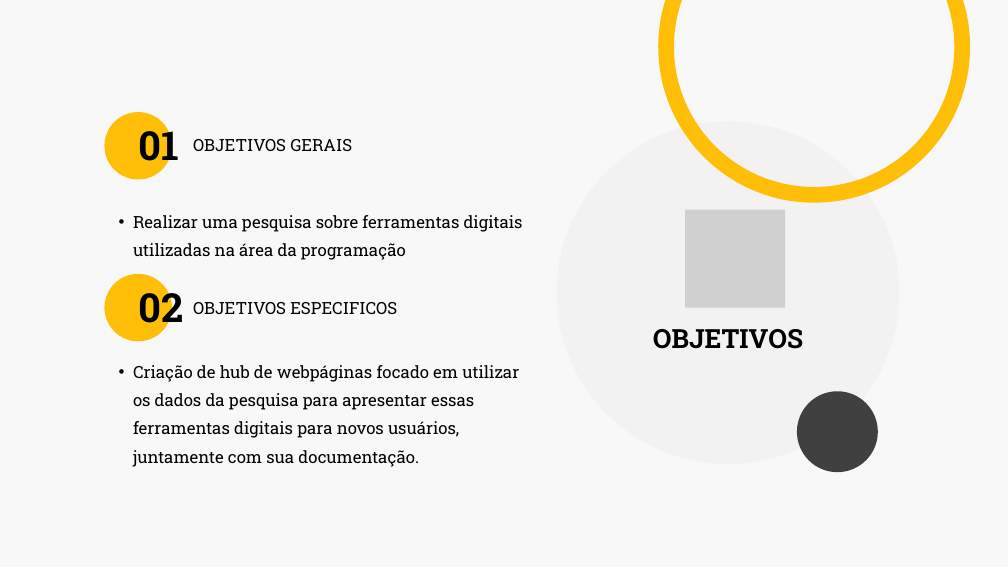
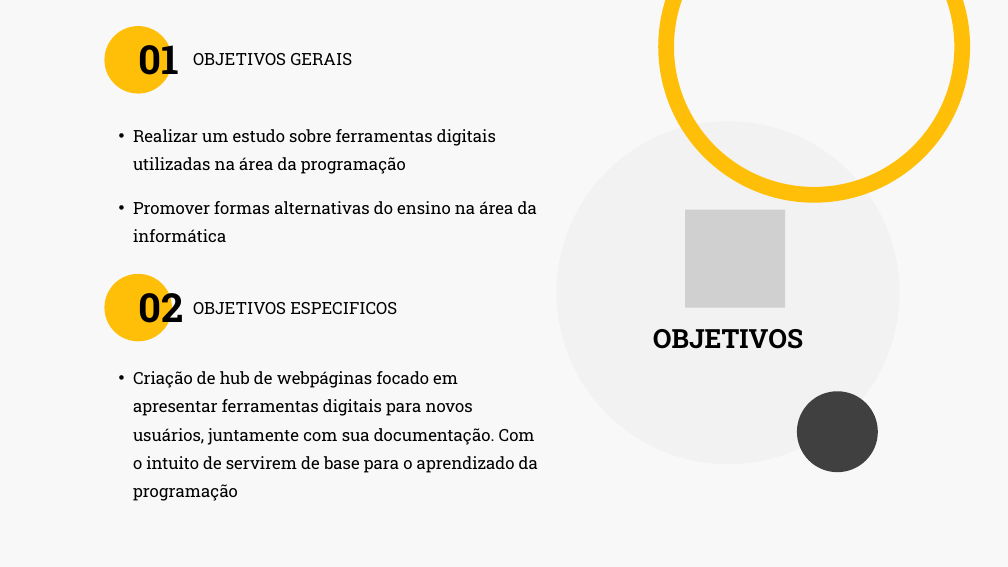
Before and after one commit to etecvav26-c10/Projeto-TCC-Etecvav---Ferramentas-de-Aprendizagem-na-Informatica, a slide deck: slide 6 of TCC_2026/Apresentação.pptx. Drawn at 1008x567 pixels with LibreOffice and Linux fonts; fonts in the diff are those of the drawing; grey boxes stand for pictures. Boxes give left, top, right and bottom in pixels: in the first picture for what was removed or moved away, otherwise in the second. Text is boxed around its words. In the diff, an @@ line names an element or a change of style, - is before the commit and + after.

```diff
--- a/TCC_2026/Apresentação.pptx
+++ b/TCC_2026/Apresentação.pptx
@@ 2 texts, 1 freeform shape: place and size @@
-2 texts, 1 freeform shape at [104, 112, 352, 179]
+2 texts, 1 freeform shape at [104, 26, 352, 94]
@@ text at [133, 129, 496, 174]: text changed @@
-  • Realizar uma pesquisa sobre ferramentas digitais utilizadas na área da programação
+  • Realizar um estudo sobre ferramentas digitais utilizadas na área da programação
@@ text added at [133, 201, 537, 242], 24 pt, text #000000 @@
+  • Promover formas alternativas do ensino na área da informática
@@ text at [133, 371, 538, 501]: text changed @@
-  • Criação de hub de webpáginas focado em utilizar os dados da pesquisa para apresentar essas ferramentas digitais para novos usuários, juntamente com sua documentação.
+  • Criação de hub de webpáginas focado em apresentar ferramentas digitais para novos usuários, juntamente com sua documentação. Com o intuito de servirem de base para o aprendizado da programação
```
Also in this commit, not shown: 1 other slide changed, 4 slides added, 3 slides removed, 6 other files.
